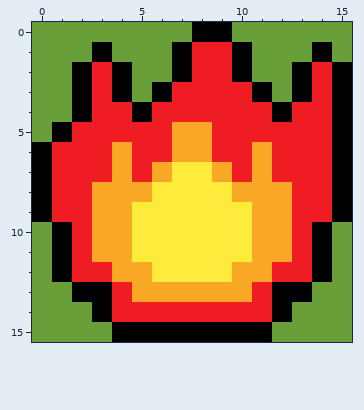
File history of a pixel-art sprite, img/fire4.png. That is the earlier state.
The file is 64x64 pixels, drawn in blocks of 4x4; one block is one cell here.
Once edited:
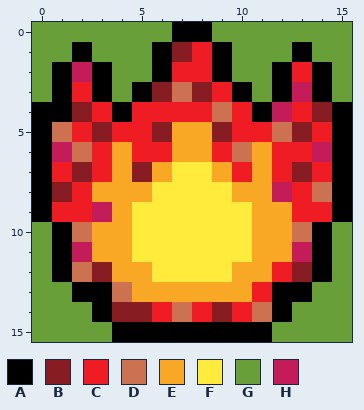
Palette (. is transparent): A #000000  B #881c23  C #ef1c23  D #cc7250  E #f9a825  F #ffeb3b  G #689f38  H #c41c59
Difference:
{"y":0,"x":7,"old":"G","new":"A"}
{"y":0,"x":9,"old":"A","new":"G"}
{"y":1,"x":2,"old":"GA","new":"AG"}
{"y":1,"x":6,"old":"GA","new":"AB"}
{"y":1,"x":9,"old":"CA","new":"AG"}
{"y":1,"x":13,"old":"GA","new":"AG"}
{"y":2,"x":1,"old":"GACA","new":"AHAG"}
{"y":2,"x":6,"old":"GA","new":"AC"}
{"y":2,"x":9,"old":"CA","new":"AG"}
{"y":2,"x":12,"old":"GACA","new":"ACAG"}
{"y":3,"x":1,"old":"GACAGACC","new":"ACAGABDB"}
{"y":3,"x":10,"old":"CAGACA","new":"AGAHAG"}
{"y":4,"x":0,"old":"GGA","new":"AAB"}
{"y":4,"x":4,"old":"CA","new":"AC"}
{"y":4,"x":9,"old":"C","new":"D"}
{"y":4,"x":11,"old":"CA","new":"AH"}
{"y":4,"x":14,"old":"C","new":"B"}
{"y":5,"x":0,"old":"GA","new":"AD"}
{"y":5,"x":3,"old":"C","new":"B"}
{"y":5,"x":6,"old":"C","new":"B"}
{"y":5,"x":9,"old":"C","new":"B"}
{"y":5,"x":12,"old":"CC","new":"DB"}
{"y":6,"x":1,"old":"CC","new":"HD"}
{"y":6,"x":10,"old":"C","new":"D"}
{"y":6,"x":14,"old":"C","new":"H"}
{"y":7,"x":2,"old":"C","new":"B"}
{"y":7,"x":5,"old":"C","new":"B"}
{"y":7,"x":13,"old":"C","new":"B"}
{"y":8,"x":1,"old":"C","new":"B"}
{"y":8,"x":12,"old":"E","new":"H"}
{"y":8,"x":14,"old":"C","new":"D"}
{"y":9,"x":3,"old":"E","new":"H"}
{"y":10,"x":2,"old":"C","new":"D"}
{"y":10,"x":13,"old":"C","new":"D"}
{"y":11,"x":2,"old":"C","new":"H"}
{"y":11,"x":13,"old":"C","new":"H"}
{"y":12,"x":2,"old":"CC","new":"DB"}
{"y":12,"x":13,"old":"C","new":"B"}
{"y":13,"x":4,"old":"C","new":"D"}
{"y":14,"x":4,"old":"CC","new":"BB"}
{"y":14,"x":7,"old":"C","new":"D"}
{"y":14,"x":9,"old":"C","new":"B"}
{"y":14,"x":11,"old":"C","new":"D"}
{"label":"changed","picture_box":[32,22,352,322]}
